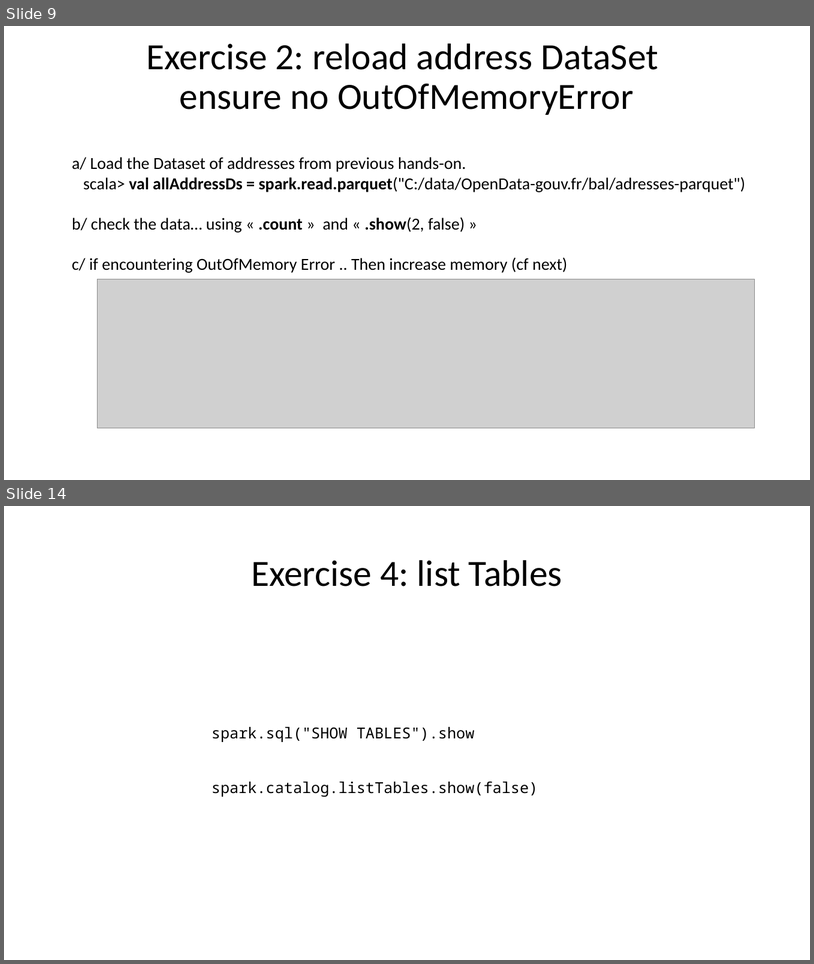
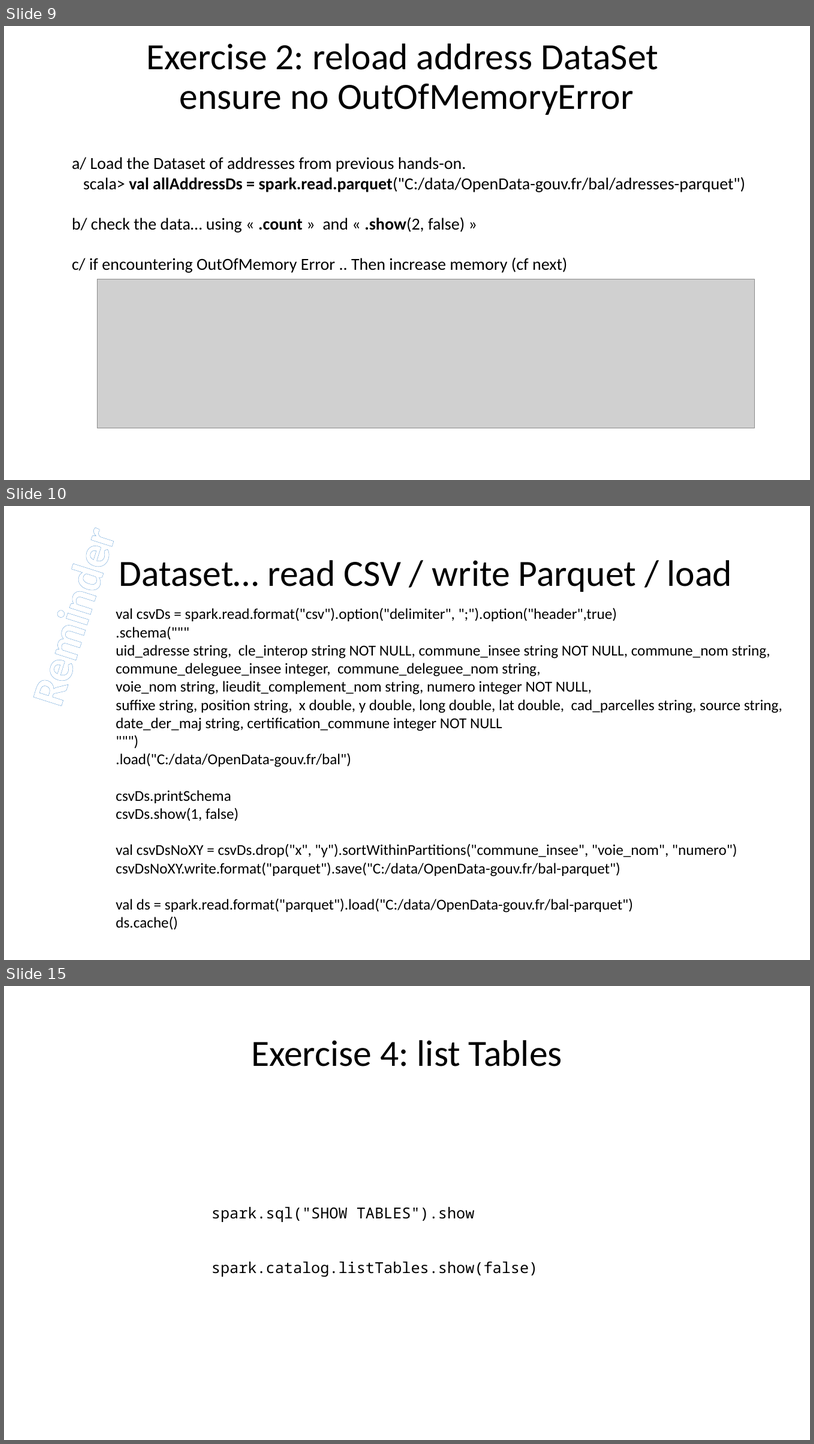
Before and after one commit to Arnaud-Nauwynck/presentations, a slide deck: pres-bigdata/Course-2022-Spark/BigData-Spark-TD3.pptx. Shown one above the other, each under a label of ours: slides 9 and 14 before the commit, slides 9, 10 and 15 after it; the slides between them are not shown. The pictures are 814x964 and 814x1444 pixels, drawn with LibreOffice and Linux fonts; fonts in the diff are those of the drawing; grey boxes stand for pictures. Boxes give left, top, right and bottom in pixels: in the first picture for what was removed or moved away, otherwise in the second. Text is boxed around its words. In the diff, an @@ line names an element or a change of style, - is before the commit and + after.

```diff
--- a/pres-bigdata/Course-2022-Spark/BigData-Spark-TD3.pptx
+++ b/pres-bigdata/Course-2022-Spark/BigData-Spark-TD3.pptx
@@ slide 10 added at (4,506,810,960), background #FFFFFF @@
@@ text added at (12,512,130,718), 54 pt, text #FFFFFF, bold @@
+Reminder
@@ title added at (119,560,732,592), 44 pt, text #000000 @@
+Dataset… read CSV / write Parquet / load
@@ text added at (116,607,783,930), 18 pt, text #000000 @@
+val csvDs = spark.read.format("csv").option("delimiter", ";").option("header",true)
+.schema("""
+uid_adresse string, cle_interop string NOT NULL, commune_insee string NOT NULL, commune_nom string,
+commune_deleguee_insee integer, commune_deleguee_nom string,
+voie_nom string, lieudit_complement_nom string, numero integer NOT NULL,
+suffixe string, position string, x double, y double, long double, lat double, cad_parcelles string, source string,
+date_der_maj string, certification_commune integer NOT NULL
+""")
+.load("C:/data/OpenData-gouv.fr/bal")
+csvDs.printSchema
+csvDs.show(1, false)
+val csvDsNoXY = csvDs.drop("x", "y").sortWithinPartitions("commune_insee", "voie_nom", "numero")
+csvDsNoXY.write.format("parquet").save("C:/data/OpenData-gouv.fr/bal-parquet")
+val ds = spark.read.format("parquet").load("C:/data/OpenData-gouv.fr/bal-parquet")
+ds.cache()
@@ what was slide 14 is now slide 15 @@
```
Also in this commit, not shown: 19 slides changed, 5 other slides added, 15 other files.
